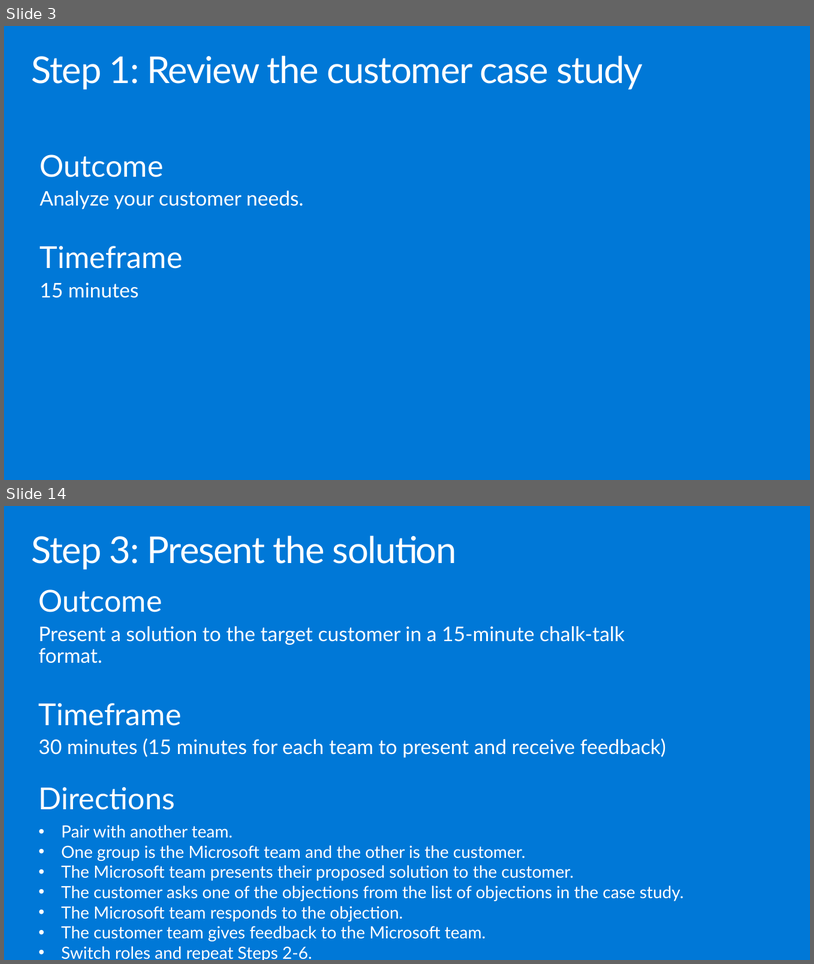
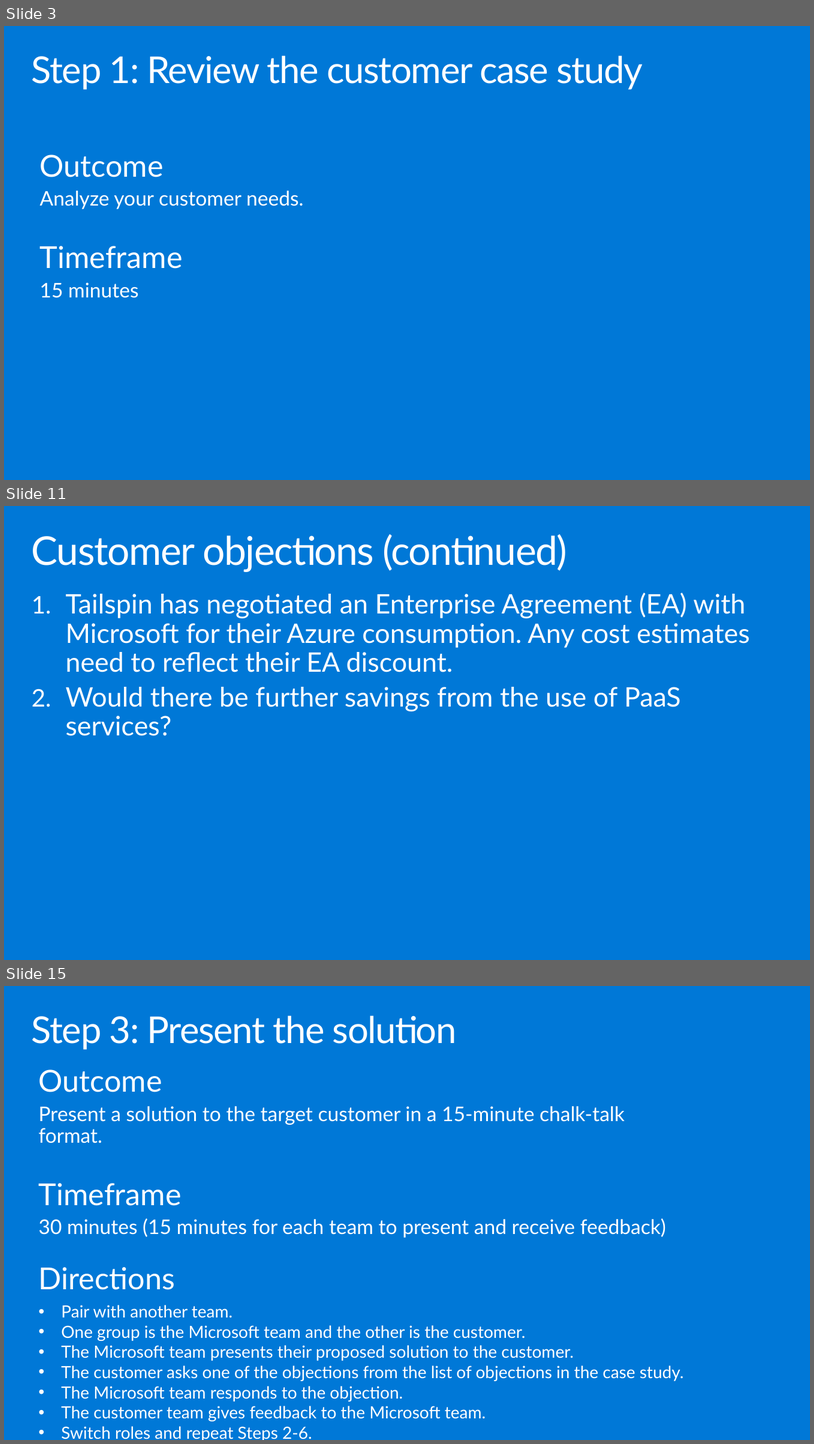
Before and after one commit to solliancenet/-Building-the-business-migration-case-with-Windows-Server-and-SQL-Server, a slide deck: Whiteboard design session/WDS trainer presentation - Building the business migration case with Windows Server and SQL Server.pptx. Shown one above the other, each under a label of ours: slides 3 and 14 before the commit, slides 3, 11 and 15 after it; the slides between them are not shown. The pictures are 814x964 and 814x1444 pixels, drawn with LibreOffice and Linux fonts; fonts in the diff are those of the drawing. Boxes give left, top, right and bottom in pixels: in the first picture for what was removed or moved away, otherwise in the second. Text is boxed around its words. In the diff, an @@ line names an element or a change of style, - is before the commit and + after.

```diff
--- a/Whiteboard design session/WDS trainer presentation - Building the business migration case with Windows Server and SQL Server.pptx
+++ b/Whiteboard design session/WDS trainer presentation - Building the business migration case with Windows Server and SQL Server.pptx
@@ slide 11 added at (4,506,810,960), background #0078D7 @@
@@ title added at (32,534,567,572), 47 pt, text #FFFFFF @@
+Customer objections (continued)
@@ text added at (66,592,750,736), 32 pt, text #FFFFFF @@
+1. Tailspin has negotiated an Enterprise Agreement (EA) with Microsoft for their Azure consumption. Any cost estimates need to reflect their EA discount.
+2. Would there be further savings from the use of PaaS services?
@@ what was slide 14 is now slide 15 @@
```
Also in this commit, not shown: 4 slides changed, 3 other slides added, 3 slides removed, 1 other file.
